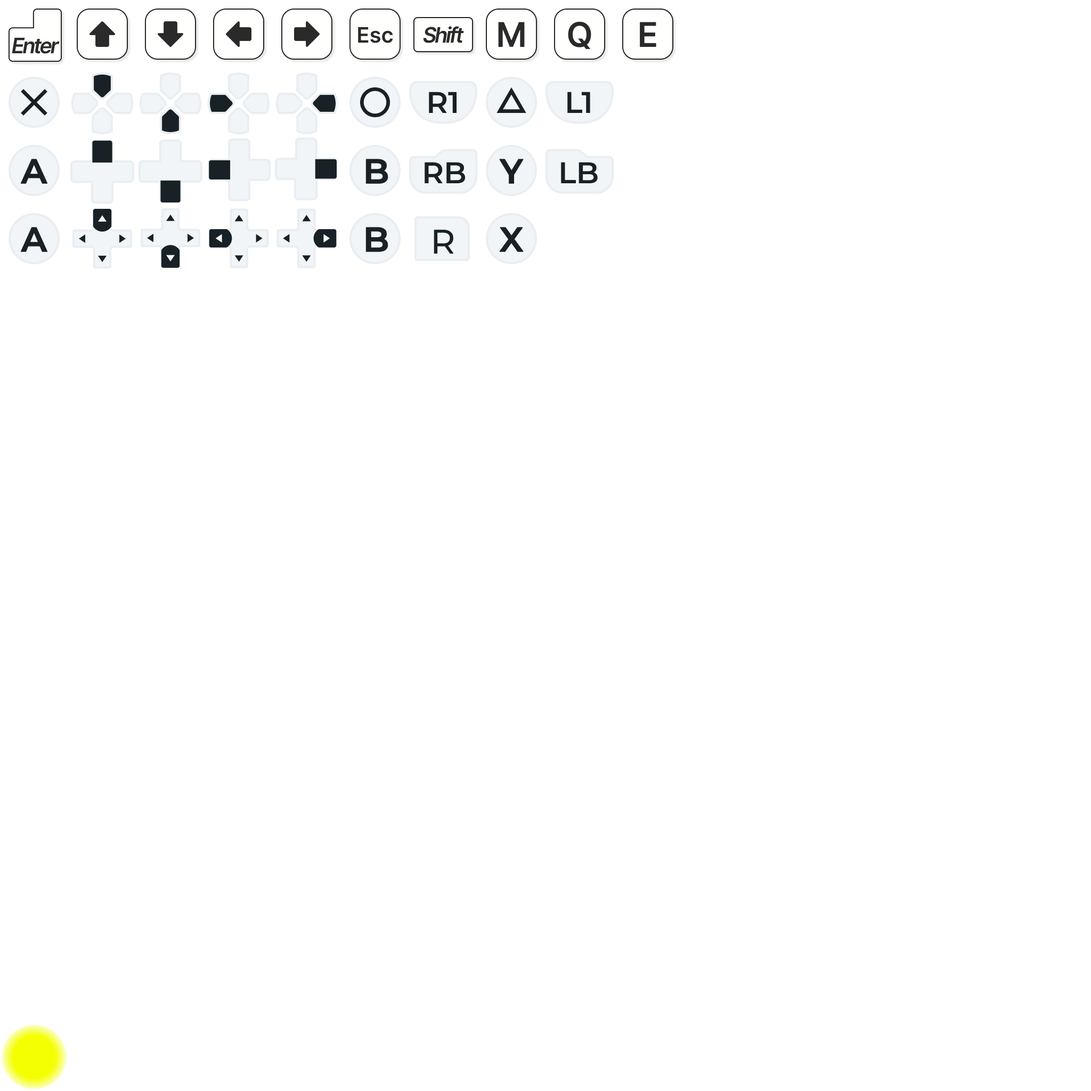
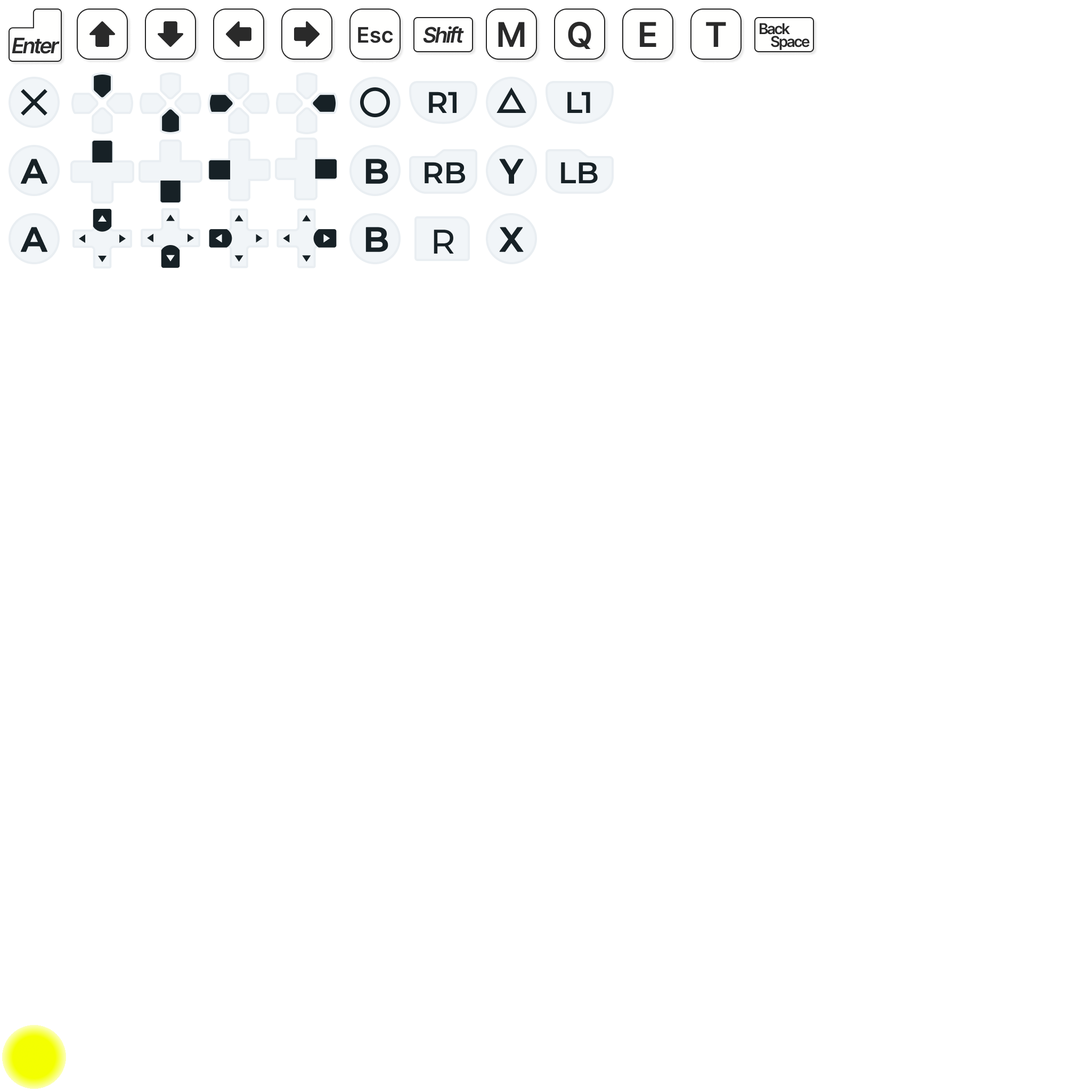
Revision of a layered 1091×1091 image; what changed, layer by layer:
added layer "T_BackSpace_Key_White.png" above "T_Key_White.png" over (754, 17, 818, 56)
added layer "T_Key_White.png" above "レイヤー" over (690, 8, 746, 63)
